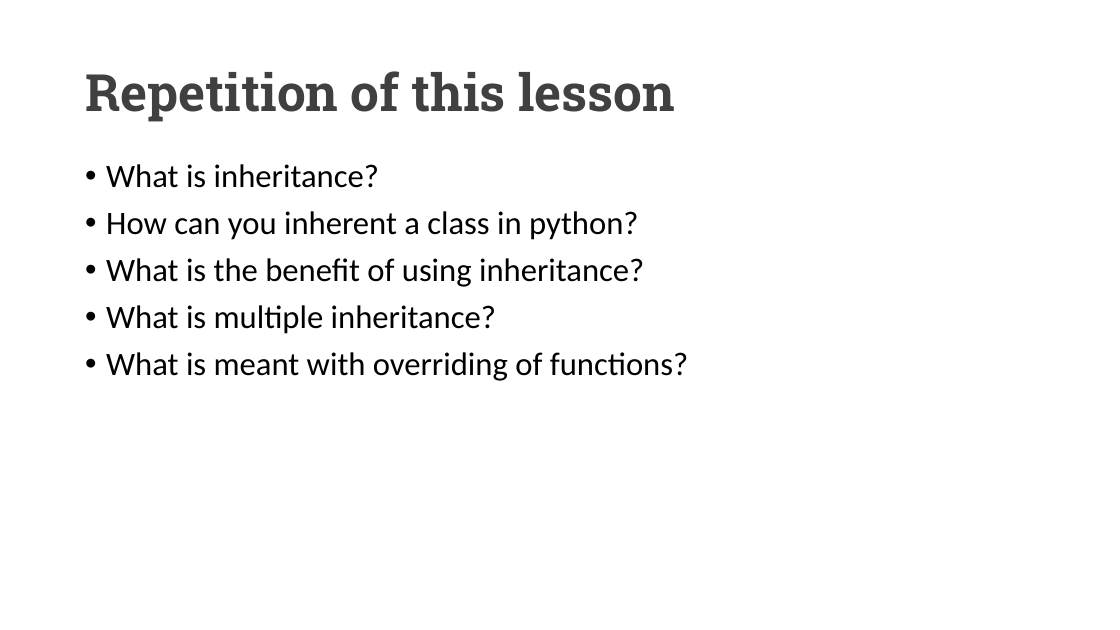
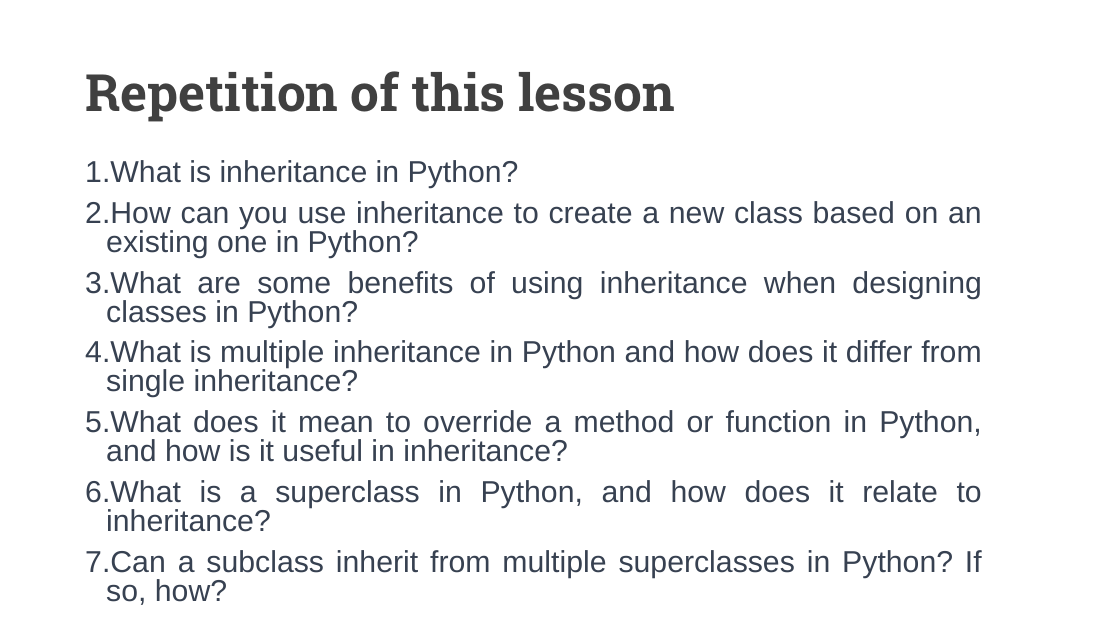
Before and after one commit to UCLL-PR2/exercises, a slide deck: slide 28 of 02-inheritance_overriding/programming2_inheritance_overriding.pptx. Drawn at 1120x630 pixels with LibreOffice and Linux fonts; fonts in the diff are those of the drawing. Boxes give left, top, right and bottom in pixels: in the first picture for what was removed or moved away, otherwise in the second. Text is boxed around its words. In the diff, an @@ line names an element or a change of style, - is before the commit and + after.

```diff
--- a/02-inheritance_overriding/programming2_inheritance_overriding.pptx
+++ b/02-inheritance_overriding/programming2_inheritance_overriding.pptx
@@ text at [85, 160, 982, 605]: text changed; size 28 to 25.9 pt; font Calibri to Arial; text colour #000000 to #374151 @@
-• What is inheritance?
-• How can you inherent a class in python?
-• What is the benefit of using inheritance?
-• What is multiple inheritance?
-• What is meant with overriding of functions?
+1. What is inheritance in Python?
+2. How can you use inheritance to create a new class based on an existing one in Python?
+3. What are some benefits of using inheritance when designing classes in Python?
+4. What is multiple inheritance in Python and how does it differ from single inheritance?
+5. What does it mean to override a method or function in Python, and how is it useful in inheritance?
+6. What is a superclass in Python, and how does it relate to inheritance?
+7. Can a subclass inherit from multiple superclasses in Python? If so, how?
```
Also in this commit, not shown: 1 other file.
